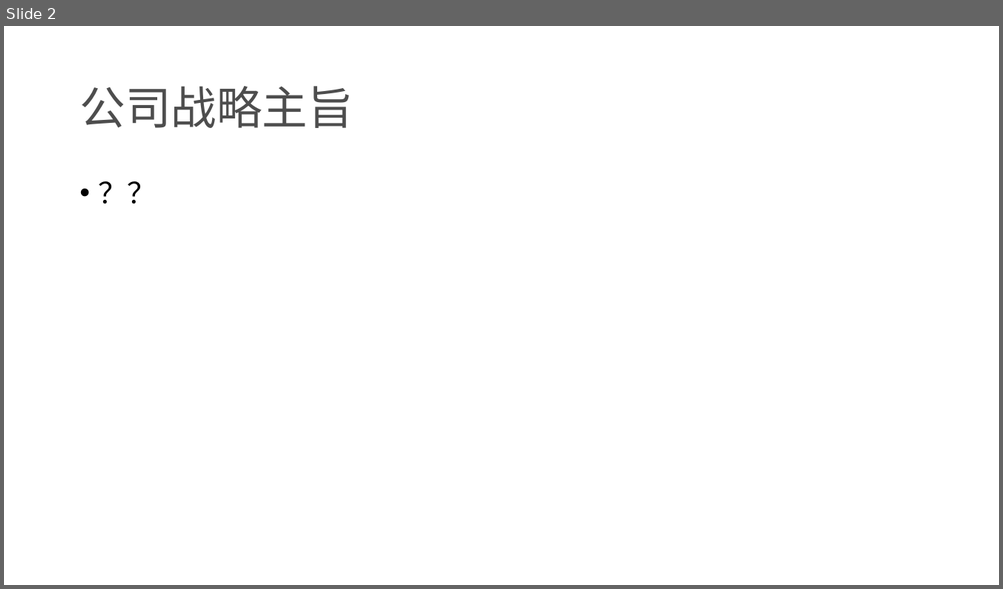
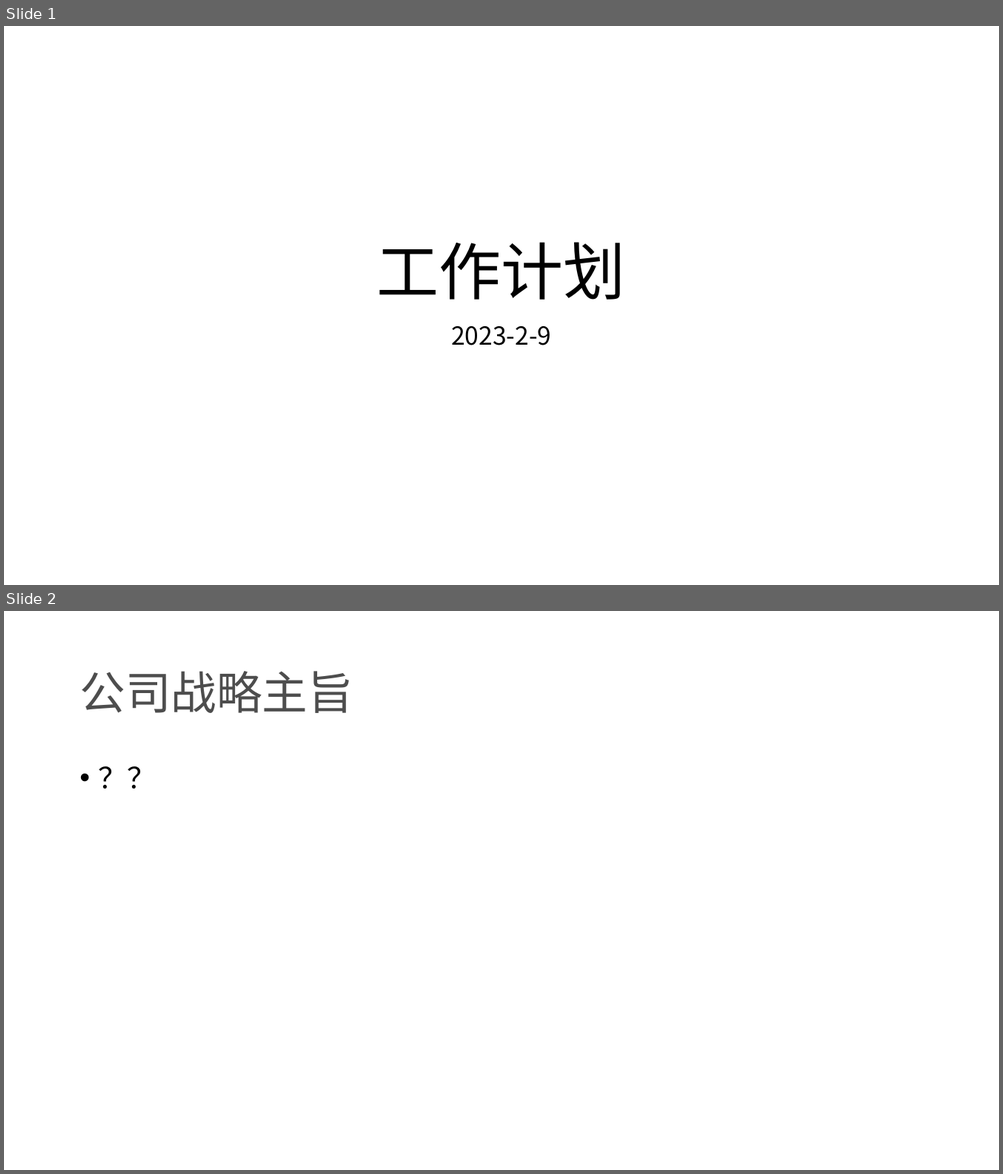
Before and after one commit to rosabai666/soundec, a slide deck: 2023/A0)RoutineWork/2023 工作内容和计划.pptx. Shown one above the other, each under a label of ours: slide 2 before the commit, slides 1 and 2 after it. The pictures are 1003x589 and 1003x1174 pixels, drawn with LibreOffice and Linux fonts; fonts in the diff are those of the drawing. Boxes give left, top, right and bottom in pixels: in the first picture for what was removed or moved away, otherwise in the second. Text is boxed around its words. In the diff, an @@ line names an element or a change of style, - is before the commit and + after.

```diff
--- a/2023/A0)RoutineWork/2023 工作内容和计划.pptx
+++ b/2023/A0)RoutineWork/2023 工作内容和计划.pptx
@@ slide 1 added at (4, 26, 999, 585), background #FFFFFF @@
@@ title added at (377, 242, 626, 300), 60 pt, text #000000 @@
+工作计划
@@ subtitle added at (451, 326, 551, 346), 24 pt, text #000000 @@
+2023-2-9
```
Also in this commit, not shown: 3 slides changed, 1 other slide added, 4 slides removed.
